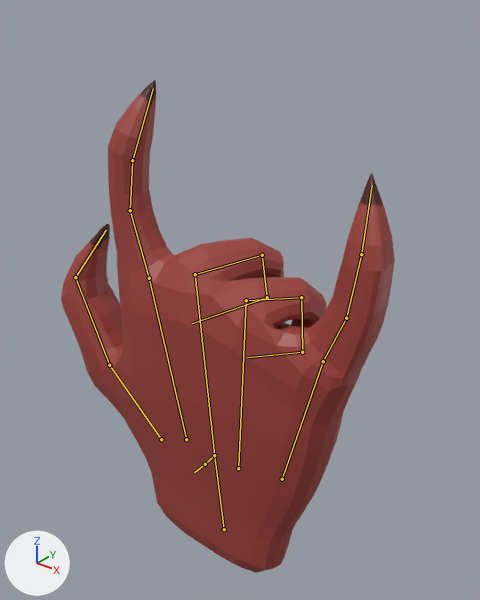
Two versions of the FBX model Homework 3/Hand.fbx, one commit apart.
Both versions are drawn from a 50 mm lens placed at (6.75, -7.2, 7.49), pointed at (-0.07, 1.31, 2.21). The axes (+X, +Y, +Z) are drawn at lower left. The lights are the same throughout. The picture after the commit comes second. Both versions are drawn at frame 29 of the action 'Trigger Animation|DSAnimation'; the numbers are the values there. The bones that change, and the others that lie on the model, are drawn over the model as lines.
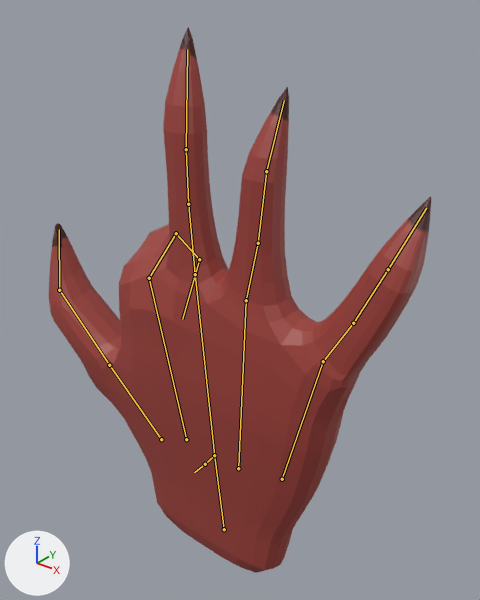
Pixel boxes [x1, y1, x2, y2] of what changed, in the pictures (480 x 600 px):
'Cube', posed (14% wider, 11% taller)
    before: [61, 80, 395, 573]
    after: [49, 27, 431, 573]
bone 'Bone.002', root to tip
    before: (109, 365) to (75, 277)
    after: (109, 365) to (59, 290)
bone 'Bone.003', root to tip
    before: (75, 277) to (106, 230)
    after: (59, 290) to (59, 229)
bone 'Bone.008', root to tip
    before: (149, 278) to (130, 210)
    after: (149, 278) to (176, 233)
bone 'Bone.009', root to tip
    before: (130, 210) to (132, 160)
    after: (176, 233) to (199, 259)
bone 'Bone.010', root to tip
    before: (132, 160) to (153, 88)
    after: (199, 259) to (182, 319)
bone 'Bone.011', root to tip
    before: (195, 274) to (262, 255)
    after: (195, 274) to (188, 204)
bone 'Bone.012', root to tip
    before: (262, 255) to (267, 297)
    after: (188, 204) to (186, 149)
bone 'Bone.013', root to tip
    before: (267, 297) to (192, 323)
    after: (186, 149) to (187, 49)
bone 'Bone.014', root to tip
    before: (246, 300) to (301, 297)
    after: (246, 300) to (258, 243)
bone 'Bone.015', root to tip
    before: (301, 297) to (302, 352)
    after: (258, 243) to (266, 171)
bone 'Bone.016', root to tip
    before: (302, 352) to (247, 357)
    after: (266, 171) to (284, 100)
bone 'Bone.017', root to tip
    before: (323, 361) to (346, 318)
    after: (323, 361) to (353, 323)
bone 'Bone.018', root to tip
    before: (346, 318) to (361, 254)
    after: (353, 323) to (388, 269)
bone 'Bone.019', root to tip
    before: (361, 254) to (372, 185)
    after: (388, 269) to (426, 208)

The edits, one by one:
Bone 'Bone.002' (bone_bone_002) turns from (-4, 1, -19) to (0, 0, 0) degrees about its own x, y and z.
Bone 'Bone.003' (bone_bone_003) turns from (-4, 1, -19) to (0, 0, 0) degrees about its own x, y and z.
Bone 'Bone.008' (bone_bone_008) turns from (-2, -1, -11) to (-67, 12, 1) degrees about its own x, y and z.
Bone 'Bone.009' (bone_bone_009) turns from (-2, -1, -11) to (-67, 12, 1) degrees about its own x, y and z.
Bone 'Bone.010' (bone_bone_010) turns from (-2, -1, -11) to (-67, 12, 1) degrees about its own x, y and z.
Bone 'Bone.011' (bone_bone_011) turns from (-75, -19, -27) to (0, 0, 0) degrees about its own x, y and z.
Bone 'Bone.012' (bone_bone_012) turns from (-75, -19, -27) to (0, 0, 0) degrees about its own x, y and z.
Bone 'Bone.013' (bone_bone_013) turns from (-75, -19, -27) to (0, 0, 0) degrees about its own x, y and z.
Bone 'Bone.014' (bone_bone_014) turns from (-81, -16, -17) to (0, 0, 0) degrees about its own x, y and z.
Bone 'Bone.015' (bone_bone_015) turns from (-81, -16, -17) to (0, 0, 0) degrees about its own x, y and z.
Bone 'Bone.016' (bone_bone_016) turns from (-81, -16, -17) to (0, 0, 0) degrees about its own x, y and z.
Bone 'Bone.017' (bone_bone_017) turns from (3, 0, 8) to (0, 0, 0) degrees about its own x, y and z.
Bone 'Bone.018' (bone_bone_018) turns from (3, 0, 8) to (0, 0, 0) degrees about its own x, y and z.
Bone 'Bone.019' (bone_bone_019) turns from (3, 0, 8) to (0, 0, 0) degrees about its own x, y and z.
